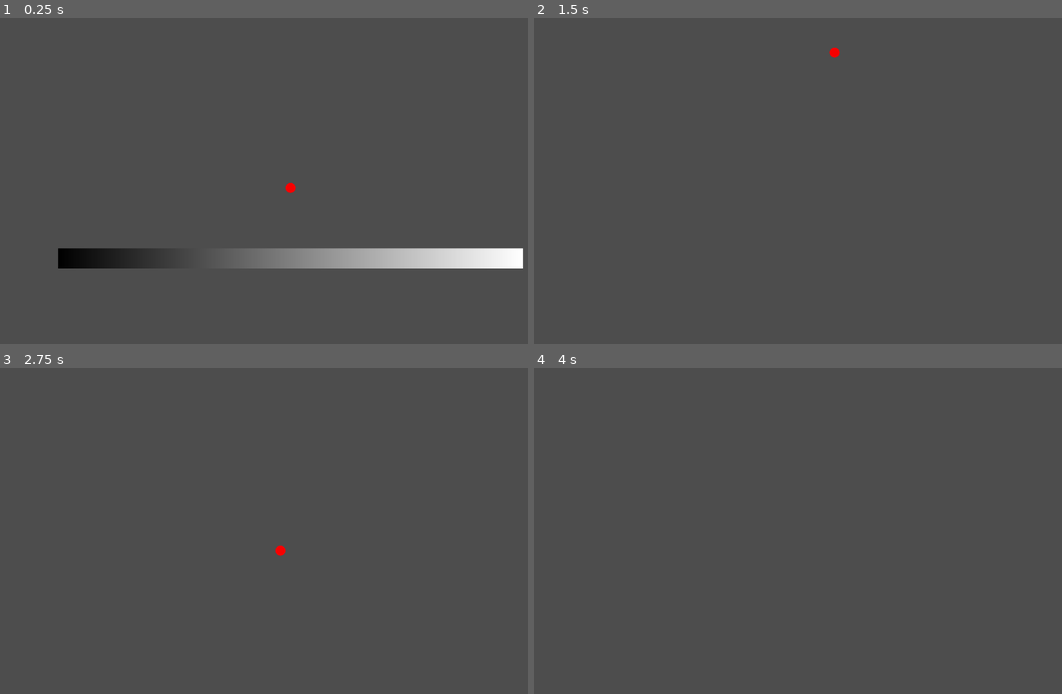
Above: before the commit, frames 1-4 (two rows, left to right).
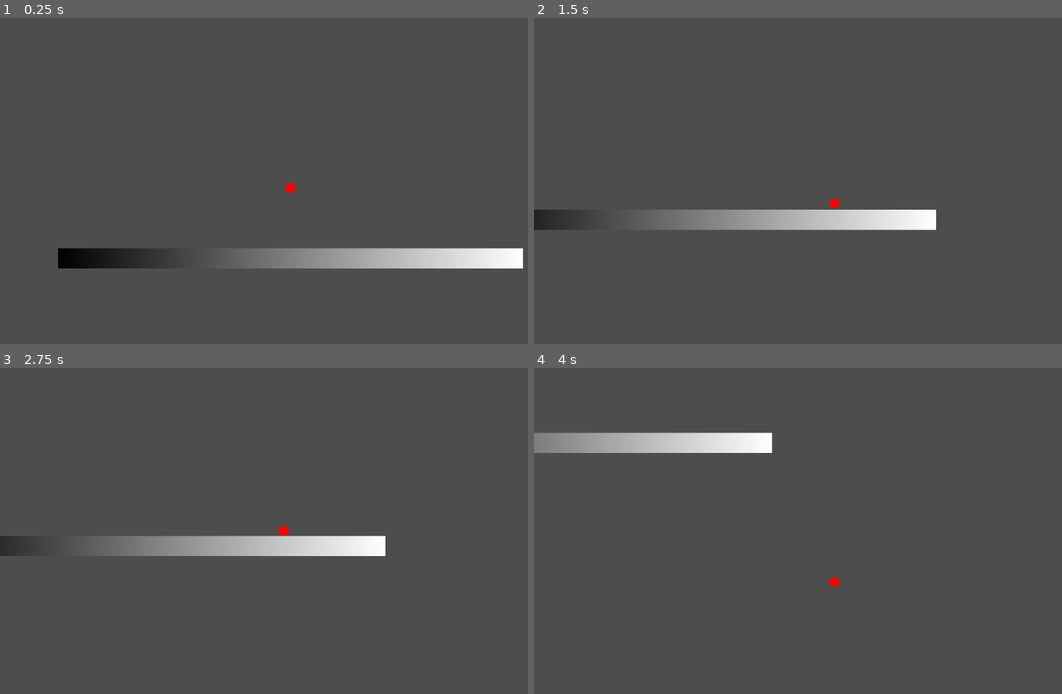
Above: after the commit, the same moments.

Repository: Verisran/EdiGameJam25
Game: Godot game, scene res://Level/game_root.tscn
Same seed, same stepped clock (60 frames per second), same inputs: the game is played once before the commit and once after it.
Inputs:
- Up to frame 1 (0.25 s): no input
- Up to frame 2 (1.5 s): hold D (Right) from 0.53 s (still down); tap Space (Jump) at 0.77 s
- Up to frame 3 (2.75 s): tap Space (Jump) at 1.52 s; release D (Right) at 2.03 s; hold A (Left) from 2.03 s (still down)
- Up to frame 4 (4 s): release A (Left) at 2.78 s; hold D (Right) from 2.78 s (still down); tap Space (Jump) at 3.02, 3.77 s

The runs differ from the first frame. In frame 1, less than 0.1% of the frame differs, in the area x 55-58%, y 51-53%; in frame 2, 3.8%, in the area x 0-77%, y 9-66%; in frame 3, 3.5%; in frame 4, 2.9%.

Commit message:
shorthand physics added

Diff:
--- /dev/null
+++ b/Autoloads/ShortPhysics.gd
@@ -0,0 +1,29 @@
+extends Node
+
+enum TargetLayer{ World = 1, PlayerCol = 2, PlayerHitbox = 4, EnemyCol = 8, EnemyHitbox = 16}
+
+func ray(myself: Node2D, from: Vector2, direction: Vector2, length: float, layers: int, bodies: bool = true, areas: bool = false, space_state: PhysicsDirectSpaceState2D = null)->Dictionary:
+	if(space_state == null):
+		space_state = myself.get_world_2d().direct_space_state
+	var query = PhysicsRayQueryParameters2D.create(from, direction*length, layers)
+	query.collide_with_bodies = bodies
+	query.collide_with_areas = areas
+	return space_state.intersect_ray(query)
+
+func shape(myself: Node2D, shape: Shape2D, from: Vector2, direction: Vector2, length: float, layers: int, max_results: int = 1, bodies: bool = true, areas: bool = false, space_state: PhysicsDirectSpaceState2D = null)->Array[Dictionary]:
+	if(space_state == null):
+		space_state = myself.get_world_2d().direct_space_state
+	var query: PhysicsShapeQueryParameters2D = PhysicsShapeQueryParameters2D.new()
+	var set_shape: Shape2D = shape
+	query.set_collision_mask(layers);
+	query.set_shape(shape);
+	query.set_transform(myself.transform);
+	query.set_margin(0.01);
+	query.collide_with_bodies = bodies
+	query.collide_with_areas = areas
+
+	var result: Array[Dictionary] = space_state.intersect_shape(query, max_results)
+	if(result.size() > 0):
+		return result
+	else:
+		return [{}]
--- /dev/null
+++ b/Bubbles/bubble_base.gd
@@ -0,0 +1,11 @@
+extends Node2D
+
+
+# Called when the node enters the scene tree for the first time.
+func _ready() -> void:
+	pass # Replace with function body.
+
+
+# Called every frame. 'delta' is the elapsed time since the previous frame.
+func _process(delta: float) -> void:
+	pass
--- a/Level/game_root.tscn
+++ b/Level/game_root.tscn
@@ -29,5 +29,4 @@
 texture = SubResource("GradientTexture1D_6r8uy")
 
 [node name="CharacterBody2D" parent="." instance=ExtResource("1_5r0le")]
-speed = 200.0
-speed_decel = 0.1
+collision_layer = 2
--- a/Player/Player.tscn
+++ b/Player/Player.tscn
@@ -22,12 +22,13 @@
 [sub_resource type="GradientTexture1D" id="GradientTexture1D_al3aj"]
 gradient = SubResource("Gradient_2kr5u")
 
+[sub_resource type="QuadMesh" id="QuadMesh_uhqfg"]
+
 [node name="CharacterBody2D" type="CharacterBody2D"]
 physics_interpolation_mode = 1
 floor_constant_speed = true
 floor_max_angle = 1.0472
 script = ExtResource("1_t8wne")
-jump_force = 5000.0
 
 [node name="CollisionShape2D" type="CollisionShape2D" parent="."]
 shape = SubResource("CircleShape2D_o1pmw")
@@ -35,6 +36,12 @@
 [node name="MeshInstance2D" type="MeshInstance2D" parent="CollisionShape2D"]
 position = Vector2(0, 1.90735e-06)
 mesh = SubResource("SphereMesh_bppwt")
+texture = SubResource("GradientTexture1D_al3aj")
+
+[node name="MeshInstance2D2" type="MeshInstance2D" parent="CollisionShape2D"]
+position = Vector2(9.75, 1.90735e-06)
+scale = Vector2(20.5, 1)
+mesh = SubResource("QuadMesh_uhqfg")
 texture = SubResource("GradientTexture1D_al3aj")
 
 [node name="SmoothCam" type="Node2D" parent="." node_paths=PackedStringArray("target")]
--- a/Player/PlayerControl.gd
+++ b/Player/PlayerControl.gd
@@ -3,7 +3,7 @@
 @onready var camera: Camera2D = $SmoothCam/Camera2D
 
 
-@export var speed: float = 20:
+@export var speed: float = 200:
 	get:
 		if(!is_on_floor()):
 			return speed * air_mult
@@ -11,7 +11,7 @@
 			return speed
 @export var air_mult: float = 1.5
 @export var speed_accel: float = 1
-@export var speed_decel: float = 0.5
+@export var speed_decel: float = 0.25
 @export var jump_force: float = 500:
 	get:
 		return -jump_force
@@ -27,7 +27,8 @@
 	velocity_control()
 	time_in_air()
 	move_and_slide()
-	print(grav_multiplier, " ", grav_force)
+
+
 func velocity_control()->void:
 	velocity_x_lerped()
 	if not is_on_floor():
--- a/project.godot
+++ b/project.godot
@@ -14,6 +14,10 @@
 run/main_scene="res://Level/game_root.tscn"
 config/features=PackedStringArray("4.3", "Forward Plus")
 config/icon="res://icon.svg"
+
+[autoload]
+
+PhysicsCast="*res://Autoloads/ShortPhysics.gd"
 
 [dotnet]
 
@@ -51,3 +55,11 @@
 "events": [Object(InputEventKey,"resource_local_to_scene":false,"resource_name":"","device":-1,"window_id":0,"alt_press …(195 unchanged characters)…
 ]
 }
+
+[layer_names]
+
+2d_physics/layer_1="World"
+2d_physics/layer_2="PlayerCollision"
+2d_physics/layer_3="PlayerHitbox"
+2d_physics/layer_4="EnemyCollision"
+2d_physics/layer_5="EnemyHitbox"
Not shown: 1 places in Player/Player.tscn that only renumber resources
